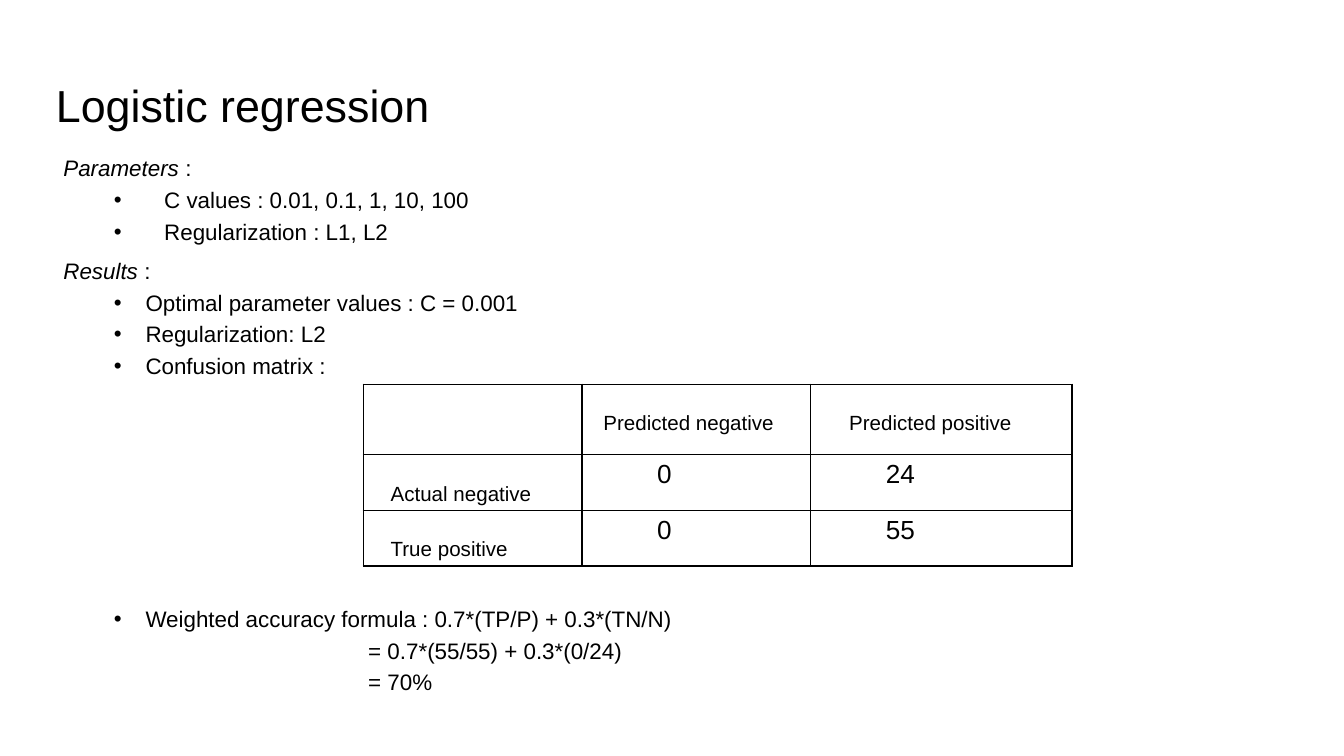
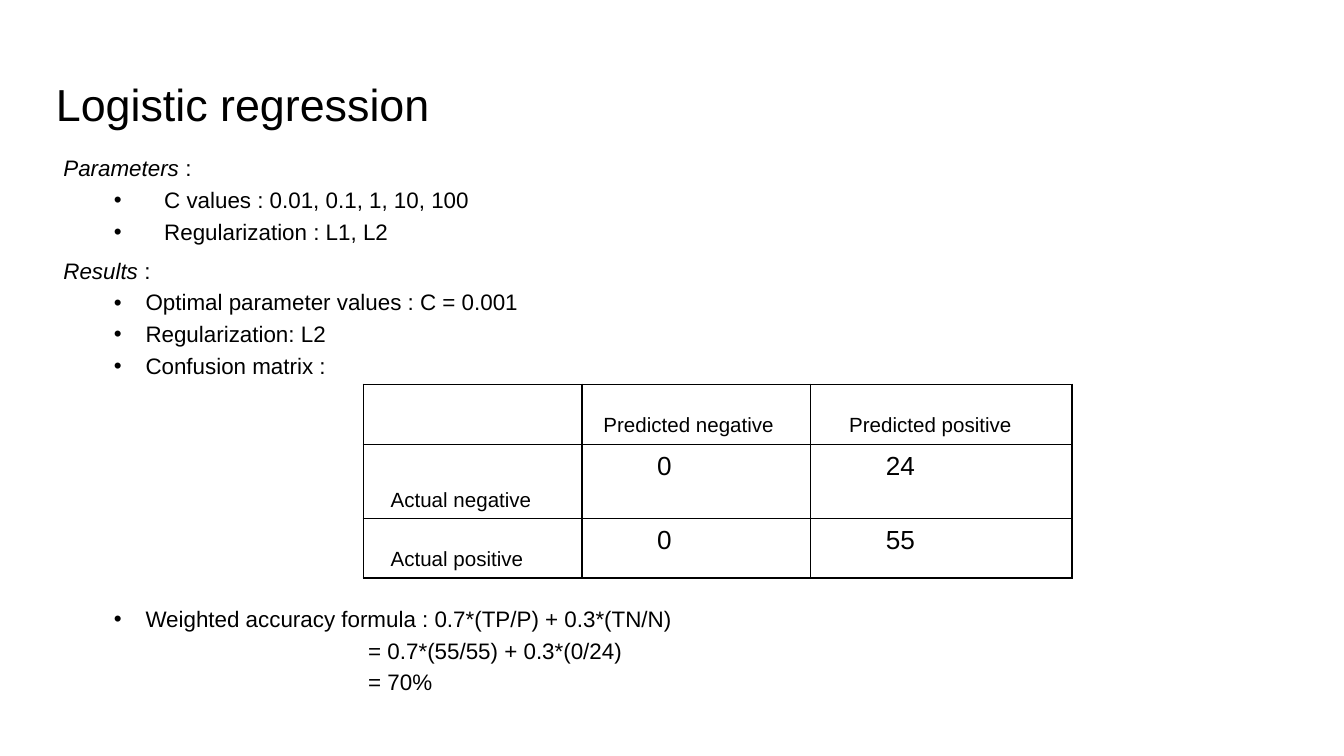
Before and after one commit to yaswanthkoravi/SMAI-Project, a slide deck: slide 32 of presentation.pptx. Drawn at 1344x756 pixels with LibreOffice and Linux fonts; fonts in the diff are those of the drawing. Boxes give left, top, right and bottom in pixels: in the first picture for what was removed or moved away, otherwise in the second. Text is boxed around its words. In the diff, an @@ line names an element or a change of style, - is before the commit and + after.

```diff
--- a/presentation.pptx
+++ b/presentation.pptx
@@ text at <box>164,191,622,691</box>: indent changed; list level 2 to 1 in "= 0.7*(55/55) + 0.3*(0/24)"; list level 2 to 1 in "= 70%" @@
@@ table at <box>363,384,1073,575</box> @@
-row 3, column 1: True positive
+row 3, column 1: Actual positive
@@ borders changed @@
```
Also in this commit, not shown: 14 other slides changed, 2 other files.
